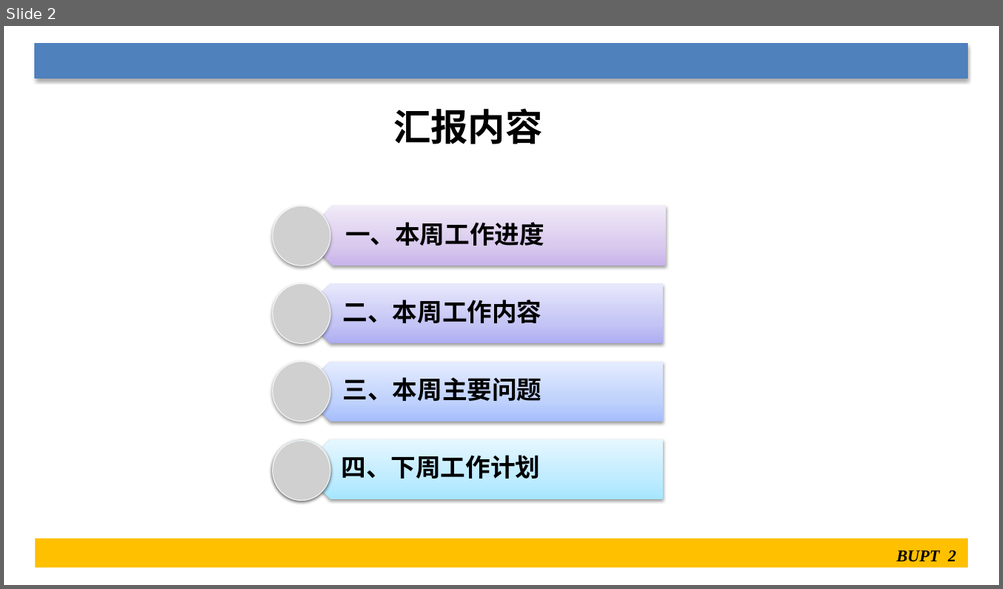
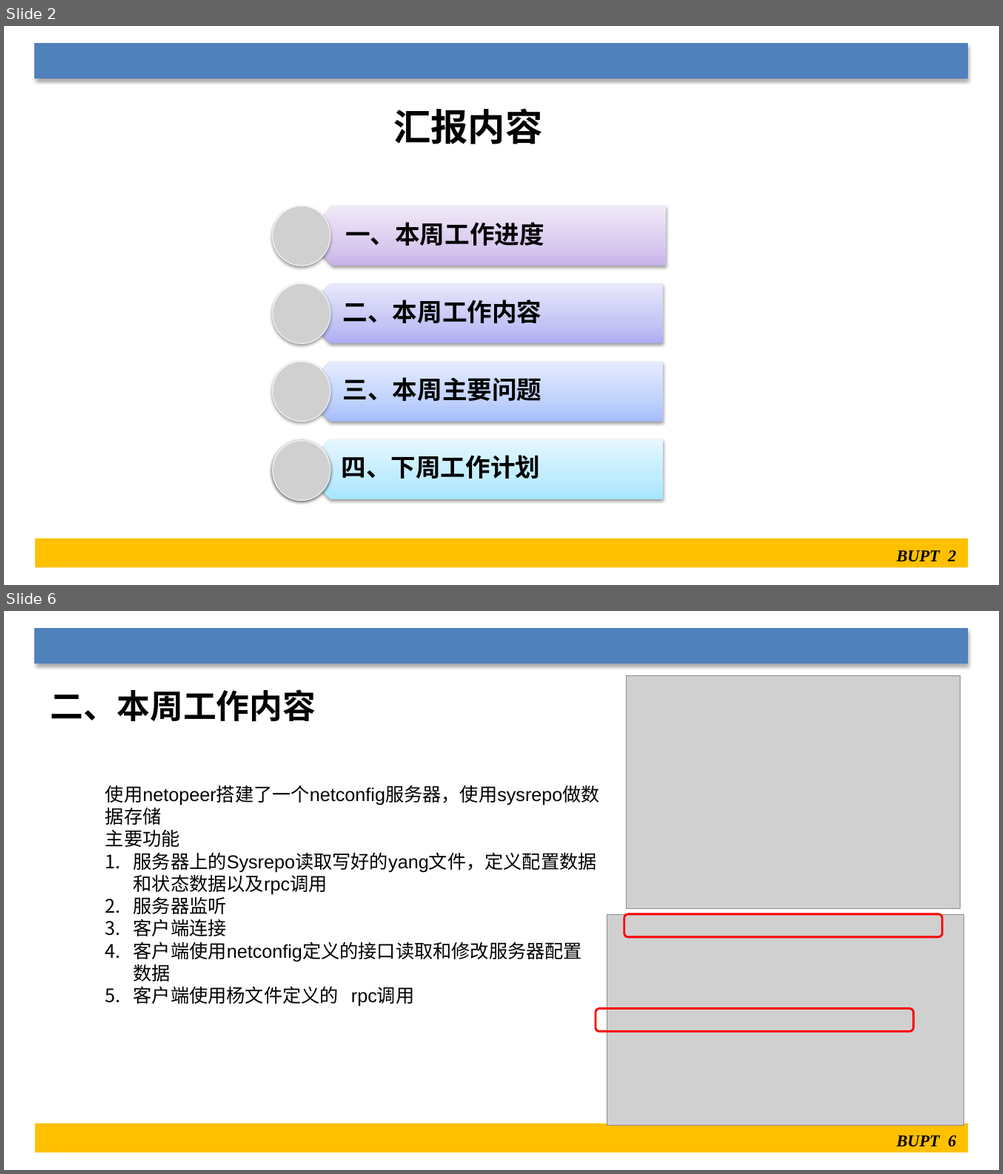
Before and after one commit to Yos6969/doc, a slide deck: SDN/联通-接入网统一管控系统--XXX.pptx. Shown one above the other, each under a label of ours: slide 2 before the commit, slides 2 and 6 after it; the slides between them are not shown. The pictures are 1003x589 and 1003x1174 pixels, drawn with LibreOffice and Linux fonts; fonts in the diff are those of the drawing; grey boxes stand for pictures. Boxes give left, top, right and bottom in pixels: in the first picture for what was removed or moved away, otherwise in the second. Text is boxed around its words. In the diff, an @@ line names an element or a change of style, - is before the commit and + after.

```diff
--- a/SDN/联通-接入网统一管控系统--XXX.pptx
+++ b/SDN/联通-接入网统一管控系统--XXX.pptx
@@ slide 6 added at bbox=[4, 611, 999, 1170], background #FFFFFF; not listed: 2 template elements that a slide beside it also shows @@
@@ picture added at bbox=[626, 675, 960, 908] @@
@@ text added at bbox=[51, 689, 316, 721], 32 pt, text #000000, bold @@
+二、本周工作内容
@@ text added at bbox=[105, 785, 600, 1007], 18 pt, text #000000 @@
+  使用netopeer搭建了一个netconfig服务器，使用sysrepo做数据存储
+  主要功能
+  1. 服务器上的Sysrepo读取写好的yang文件，定义配置数据和状态数据以及rpc调用
+  2. 服务器监听
+  3. 客户端连接
+  4. 客户端使用netconfig定义的接口读取和修改服务器配置数据
+  5. 客户端使用杨文件定义的 rpc调用
@@ picture added at bbox=[607, 914, 964, 1126] @@
@@ rounded rectangle added at bbox=[624, 914, 942, 938], outline #FF0000 2 pt @@
@@ rounded rectangle added at bbox=[596, 1008, 913, 1032], outline #FF0000 2 pt @@
@@ page number added at bbox=[896, 1136, 956, 1147], 16 pt, text #000000, bold, italic @@
+BUPT 6
```
Also in this commit, not shown: 5 slides changed, 2 other slides added, 8 other files.
